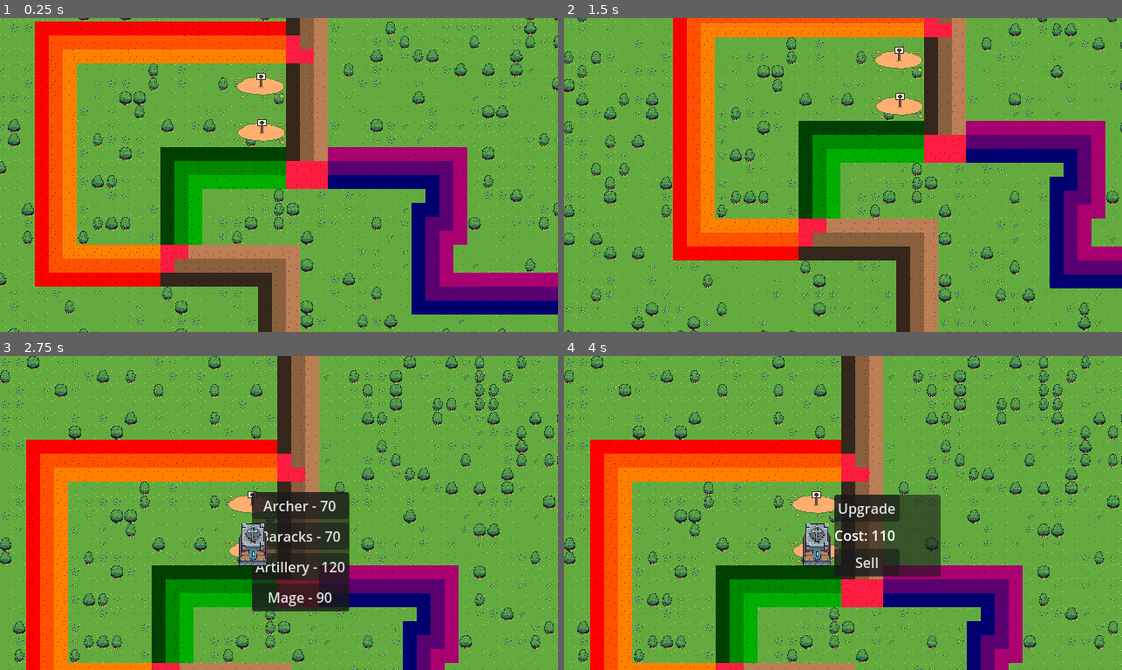
Above: before the commit, frames 1-4 (two rows, left to right).
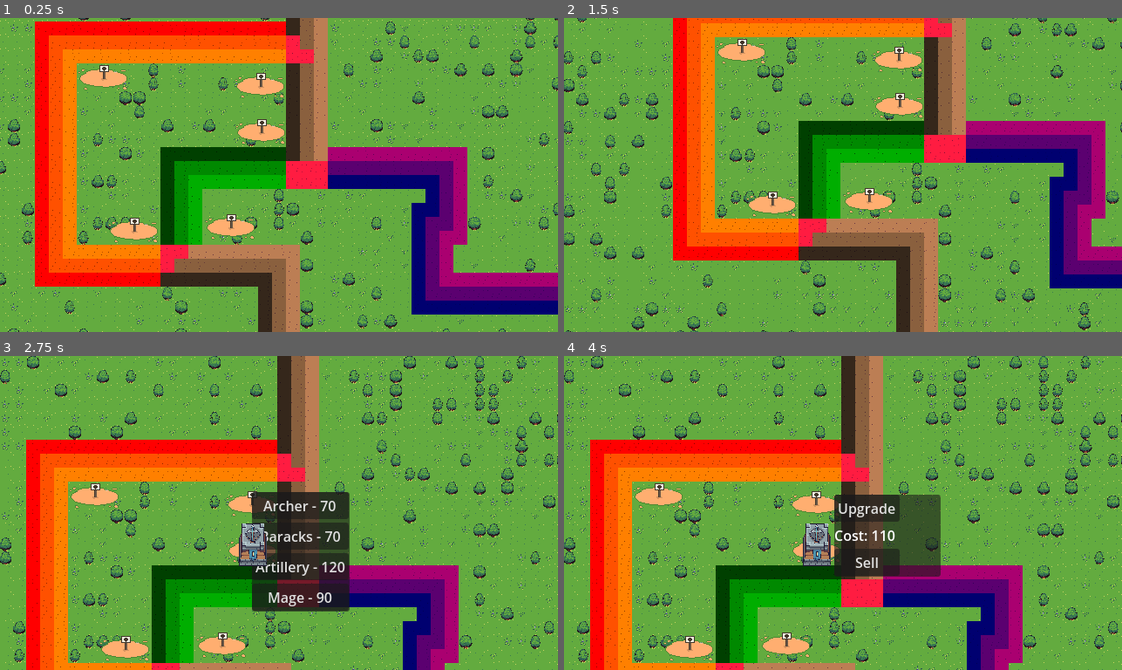
Above: after the commit, the same moments.

Repository: FlorianGRIFFON/tdGodot
Game: Godot game, scene res://scenes/levels/Level1.tscn
Same seed, same stepped clock (60 frames per second), same inputs: the game is played once before the commit and once after it.
Inputs (mouse positions are in pixels of both pictures, inside the frame that each line leads up to):
- Up to frame 1 (0.25 s): no input
- Up to frame 2 (1.5 s): tap Enter at 0.5 s; drag from (826, 131) to (898, 105) at 0.52 s; click "Archer - 70" at 1.25 s
- Up to frame 3 (2.75 s): drag from (334, 396) to (251, 575) at 2.02 s
- Up to frame 4 (4 s): click "Baracks - 70" at 2.75 s; tap Space at 3.5 s; move the mouse to (815, 553) at 3.52 s; click (815, 553) at 3.67 s

The runs differ from the first frame. In frame 1, 1.4% of the frame differs, in the area x 13-46%, y 15-72%; in frame 2, 1.4%; in frame 3, 1.4%; in frame 4, 1.4%.

Commit message:
feat: towers shoot, follow enemies, projectiles spawn and damage enemies

Diff:
--- /dev/null
+++ b/td/data/levels/single_enemy.json
@@ -0,0 +1,25 @@
+{
+	"lives": 20,
+	"cash": 10000,
+	"groups": [
+		{
+			"interval": 5,
+			"waves": [
+				{
+					"delay": 0,
+					"spawns": [
+						{
+							"interval": 1,
+							"max_same": 0,
+							"fixed_sub_path": 0,
+							"path": 2,
+							"creep": "enemy_viking",
+							"interval_next": 0,
+							"max": 1
+						}
+					]
+				}
+			]
+		}
+	]
+}
--- a/td/project.godot
+++ b/td/project.godot
@@ -12,7 +12,7 @@
 
 config/name="td"
 run/main_scene="res://scenes/levels/Level1.tscn"
-config/features=PackedStringArray("4.3", "Mobile")
+config/features=PackedStringArray("4.4", "Mobile")
 config/icon="res://icon.svg"
 
 [display]
--- a/td/scenes/enemies/Viking.tscn
+++ b/td/scenes/enemies/Viking.tscn
@@ -1,7 +1,7 @@
 [gd_scene load_steps=3 format=3 uid="uid://desu6pu0y64no"]
 
-[ext_resource type="PackedScene" uid="uid://b6fxhffyfsd4i" path="res://scripts/enemies/Enemy.tscn" id="1_cosos"]
-[ext_resource type="Script" path="res://scripts/enemies/Viking.gd" id="2_wna07"]
+[ext_resource type="PackedScene" uid="uid://b6fxhffyfsd4i" path="res://scenes/enemies/Enemy.tscn" id="1_cosos"]
+[ext_resource type="Script" uid="uid://c5vv1j0x37rxp" path="res://scripts/enemies/Viking.gd" id="2_wna07"]
 
 [node name="Viking" instance=ExtResource("1_cosos")]
 script = ExtResource("2_wna07")
--- a/td/scenes/levels/Level1.tscn
+++ b/td/scenes/levels/Level1.tscn
@@ -372,6 +372,15 @@
 [node name="TowerPlot2" parent="." instance=ExtResource("8_3mt7c")]
 position = Vector2(387, 156)
 
+[node name="TowerPlot3" parent="." instance=ExtResource("8_3mt7c")]
+position = Vector2(242, 322)
+
+[node name="TowerPlot5" parent="." instance=ExtResource("8_3mt7c")]
+position = Vector2(353, 318)
+
+[node name="TowerPlot4" parent="." instance=ExtResource("8_3mt7c")]
+position = Vector2(207, 147)
+
 [node name="TowerSelectionUI" parent="." instance=ExtResource("6_bprbe")]
 visible = false
 offset_left = 137.0
--- a/td/scenes/projectiles/ArcherProjectile.tscn
+++ b/td/scenes/projectiles/ArcherProjectile.tscn
@@ -1,7 +1,11 @@
 [gd_scene load_steps=3 format=3 uid="uid://bvr14rr5vgvhd"]
 
 [ext_resource type="PackedScene" uid="uid://dswi20g0x1cow" path="res://scenes/projectiles/Projectile.tscn" id="1_sd7xc"]
-[ext_resource type="Script" path="res://scripts/projectiles/ArcherProjectile.gd" id="2_arsps"]
+[ext_resource type="Script" uid="uid://2osad1l1ibui" path="res://scripts/projectiles/ArcherProjectile.gd" id="2_arsps"]
 
 [node name="ArcherProjectile" instance=ExtResource("1_sd7xc")]
+scale = Vector2(0.25, 0.25)
 script = ExtResource("2_arsps")
+
+[node name="AnimatedSprite2D" parent="." index="0"]
+animation = &"archer_projectile0"
--- a/td/scenes/projectiles/Projectile.tscn
+++ b/td/scenes/projectiles/Projectile.tscn
@@ -173,6 +173,11 @@
 "loop": true,
 "name": &"archer_projectile4",
 "speed": 10.0
+}, {
+"frames": [],
+"loop": true,
+"name": &"default",
+"speed": 5.0
 }]
 
 [node name="Projectile" type="Node2D"]
@@ -180,5 +185,3 @@
 
 [node name="AnimatedSprite2D" type="AnimatedSprite2D" parent="."]
 sprite_frames = SubResource("SpriteFrames_bl521")
-animation = &"archer_projectile4"
-frame_progress = 0.558269
--- a/td/scenes/towers/Archer.tscn
+++ b/td/scenes/towers/Archer.tscn
@@ -10,5 +10,6 @@
 frame_progress = 0.476396
 
 [node name="WeaponSprite" parent="." index="1"]
-animation = &"archer_weapon4"
-frame_progress = 0.635562
+animation = &"archer_fire2"
+frame = 0
+frame_progress = 0.0
--- a/td/scenes/towers/Tower.tscn
+++ b/td/scenes/towers/Tower.tscn
@@ -423,7 +423,7 @@
 "duration": 1.0,
 "texture": SubResource("AtlasTexture_cfhmb")
 }],
-"loop": true,
+"loop": false,
 "name": &"archer_fire0",
 "speed": 10.0
 }, {
@@ -443,7 +443,7 @@
 "duration": 1.0,
 "texture": SubResource("AtlasTexture_clxh2")
 }],
-"loop": true,
+"loop": false,
 "name": &"archer_fire1",
 "speed": 10.0
 }, {
@@ -463,7 +463,7 @@
 "duration": 1.0,
 "texture": SubResource("AtlasTexture_rlyc1")
 }],
-"loop": true,
+"loop": false,
 "name": &"archer_fire2",
 "speed": 10.0
 }, {
@@ -483,7 +483,7 @@
 "duration": 1.0,
 "texture": SubResource("AtlasTexture_afxqv")
 }],
-"loop": true,
+"loop": false,
 "name": &"archer_fire3",
 "speed": 10.0
 }, {
@@ -503,7 +503,7 @@
 "duration": 1.0,
 "texture": SubResource("AtlasTexture_8yy13")
 }],
-"loop": true,
+"loop": false,
 "name": &"archer_fire4",
 "speed": 10.0
 }, {
@@ -511,7 +511,7 @@
 "duration": 1.0,
 "texture": SubResource("AtlasTexture_14iwm")
 }],
-"loop": true,
+"loop": false,
 "name": &"archer_weapon0",
 "speed": 5.0
 }, {
@@ -519,7 +519,7 @@
 "duration": 1.0,
 "texture": SubResource("AtlasTexture_mnlvc")
 }],
-"loop": true,
+"loop": false,
 "name": &"archer_weapon1",
 "speed": 5.0
 }, {
@@ -527,7 +527,7 @@
 "duration": 1.0,
 "texture": SubResource("AtlasTexture_ffgv4")
 }],
-"loop": true,
+"loop": false,
 "name": &"archer_weapon2",
 "speed": 5.0
 }, {
@@ -535,7 +535,7 @@
 "duration": 1.0,
 "texture": SubResource("AtlasTexture_hrs3a")
 }],
-"loop": true,
+"loop": false,
 "name": &"archer_weapon3",
 "speed": 5.0
 }, {
@@ -543,7 +543,7 @@
 "duration": 1.0,
 "texture": SubResource("AtlasTexture_7b6if")
 }],
-"loop": true,
+"loop": false,
 "name": &"archer_weapon4",
 "speed": 5.0
 }]
@@ -608,8 +608,7 @@
 [node name="WeaponSprite" type="AnimatedSprite2D" parent="."]
 position = Vector2(0, -10)
 sprite_frames = SubResource("SpriteFrames_48xfh")
-animation = &"archer_fire4"
-frame_progress = 0.653562
+animation = &"archer_fire0"
 
 [node name="DustSprite" type="AnimatedSprite2D" parent="."]
 visible = false
--- a/td/scripts/enemies/Enemy.gd
+++ b/td/scripts/enemies/Enemy.gd
@@ -94,14 +94,10 @@
 	queue_free()  # Despawn the enemy
 
 func take_damage(damage: float) -> void:
-	hp -= damage * (def / 100)  # Apply physical defense
+	hp -= damage * (100 - def ) / 100  # Apply physical defense
 	if hp <= 0:
 		die()
-	else:
-		print(damage, " damage, HP left: ", hp)
-
 
 func die() -> void:
 	get_parent().add_cash(bounty)  # Add bounty to Level.gd cash
 	queue_free()
-	print("died, granting ", bounty, " cash")
--- a/td/scripts/levels/Level.gd
+++ b/td/scripts/levels/Level.gd
@@ -106,3 +106,6 @@
 	print("Enemy reached end! Lives remaining: ", lives)
 	if lives <= 0:
 		print("Game Over! No lives remaining.")
+
+func add_cash(cashToAdd: int):
+	cash += cashToAdd
--- a/td/scripts/projectiles/ArcherProjectile.gd
+++ b/td/scripts/projectiles/ArcherProjectile.gd
@@ -1,4 +1,3 @@
-# ArcherProjectile.gd
 extends Projectile
 
 func _ready():
@@ -6,8 +5,16 @@
 	if sprite.sprite_frames.has_animation(anim_name):
 		sprite.play(anim_name)
 	else:
-		sprite.play("archer_projectile0")  # Fallback to level 0
+		sprite.play("archer_projectile0")
 	super._ready()
 
 func _apply_effect():
-	super._apply_effect()
+	if tower and target and is_instance_valid(target):
+		var damage = randi_range(tower.min_atk, tower.max_atk)
+		target.take_damage(damage)
+		# Piercing for level 4
+		if upgrade_level == 4:
+			var enemies = tower.range_area.get_overlapping_bodies()
+			for enemy in enemies:
+				if enemy != target and is_instance_valid(enemy):
+					enemy.take_damage(damage / 2.0)  # Half damage to others
--- a/td/scripts/projectiles/Projectile.gd
+++ b/td/scripts/projectiles/Projectile.gd
@@ -1,8 +1,7 @@
-# Projectile.gd
 extends Node2D
 class_name Projectile
 
-var speed: float = 300.0
+var speed: float = 100.0
 var target: Node2D = null
 var tower: Tower = null
 var upgrade_level: int = 0
@@ -13,12 +12,13 @@
 	if not sprite:
 		push_warning("Projectile missing AnimatedSprite2D node!")
 	else:
-		sprite.play("default")  # Play default animation if set
+		sprite.play("default")
 
 func _process(delta):
 	if target and is_instance_valid(target):
 		var direction = (target.global_position - global_position).normalized()
 		global_position += direction * speed * delta
+		sprite.rotation = direction.angle() + PI / 2
 		if global_position.distance_to(target.global_position) < 5:
 			_apply_effect()
 			queue_free()
--- a/td/scripts/towers/Archer.gd
+++ b/td/scripts/towers/Archer.gd
@@ -8,16 +8,11 @@
 	max_atk = 12
 	tower_range = 200.0
 	upgrade_costs = [110, 160, 250, 250]
-	projectile_speed = 400.0
+	projectile_speed = 200.0
 	target_type = TargetType.SINGLE
+	super._ready()  # Call base _ready() to set up nodes
 	_update_stats()
 	_update_visuals()
-	# Explicitly call base setup
-	range_area.get_node("CollisionShape2D").shape.radius = tower_range
-	fire_timer.wait_time = fire_rate
-	base_sprite.visible = false
-	weapon_sprite.visible = false
-	_play_construction()
 
 func _update_stats():
 	match upgrade_level:
@@ -26,17 +21,19 @@
 			min_atk = 12
 			max_atk = 18
 			tower_range = 220.0
+			projectile_speed = 200.0
 		2:
 			fire_rate = 0.4
 			min_atk = 18
 			max_atk = 25
 			tower_range = 250.0
+			projectile_speed = 200.0
 		3:  # Rapid Fire
 			fire_rate = 0.2
 			min_atk = 20
 			max_atk = 30
 			tower_range = 260.0
-			projectile_speed = 450.0
+			projectile_speed = 300.0
 		4:  # Piercing Shot
 			fire_rate = 0.5
 			min_atk = 30
@@ -47,6 +44,9 @@
 	range_area.get_node("CollisionShape2D").shape.radius = tower_range
 
 func _create_projectile() -> Node2D:
+	if not target or not is_instance_valid(target):
+		print("Cannot create ArcherProjectile: invalid target")
+		return null
 	var projectile = preload("res://scenes/projectiles/ArcherProjectile.tscn").instantiate()
 	projectile.position = projectile_spawn.global_position
 	projectile.target = target
--- a/td/scripts/towers/Tower.gd
+++ b/td/scripts/towers/Tower.gd
@@ -84,23 +84,47 @@
 
 func _fire_at_target():
 	var scene_name = get_filename_prefix().to_lower()
-	weapon_sprite.play(scene_name + "_fire" + str(upgrade_level))
-	await weapon_sprite.animation_finished
-	match target_type:
-		TargetType.SINGLE:
-			var projectile = _create_projectile()
-			get_parent().add_child(projectile)
-		TargetType.AOE:
-			var enemies = range_area.get_overlapping_bodies()
-			var damage = randi_range(min_atk, max_atk)
-			for enemy in enemies:
-				if enemy and is_instance_valid(enemy):
-					enemy.take_damage(damage)
-		TargetType.SPECIAL:
-			var projectile = _create_projectile()
-			get_parent().add_child(projectile)
+	var anim_name = scene_name + "_fire" + str(upgrade_level)
+	if target and is_instance_valid(target) and not target.is_queued_for_deletion():
+		var direction = (target.global_position - global_position).normalized()
+		weapon_sprite.rotation = direction.angle() + PI / 2
+		# Get frame count dynamically
+		var frame_count = weapon_sprite.sprite_frames.get_frame_count(anim_name) if weapon_sprite.sprite_frames.has_animation(anim_name) else 1
+		if frame_count <= 0:
+			frame_count = 1  # Avoid division by zero
+		# Assume release is at 60% of frames (adjustable)
+		var release_frame = max(1, round(frame_count * 1))  # E.g., frame 3 for 5 frames
+		# Scale animation speed
+		weapon_sprite.speed_scale = frame_count / fire_rate  # E.g., 7 frames, fire_rate=0.8 → 8.75 FPS
+		weapon_sprite.play(anim_name)
+		# Spawn projectile at release frame
+		var spawn_time = fire_rate * release_frame / frame_count
+		await get_tree().create_timer(spawn_time).timeout
+		weapon_sprite.speed_scale = 1.0
+		weapon_sprite.play(scene_name + "_weapon" + str(upgrade_level))
+		if target and is_instance_valid(target) and not target.is_queued_for_deletion():
+			match target_type:
+				TargetType.SINGLE:
+					var projectile = _create_projectile()
+					if projectile:
+						get_parent().add_child(projectile)
+				TargetType.AOE:
+					var enemies = range_area.get_overlapping_bodies()
+					var damage = randi_range(min_atk, max_atk)
+					for enemy in enemies:
+						if enemy and is_instance_valid(enemy):
+							enemy.take_damage(damage)
+				TargetType.SPECIAL:
+					var projectile = _create_projectile()
+					if projectile:
+						get_parent().add_child(projectile)
+	else:
+		print("No valid target to fire at")
 
 func _create_projectile() -> Node2D:
+	if not target or not is_instance_valid(target):
+		print("Cannot create projectile: invalid target")
+		return null
 	var projectile = preload("res://scenes/projectiles/Projectile.tscn").instantiate()
 	projectile.position = projectile_spawn.global_position
 	projectile.target = target
Not shown: 1 places in td/scenes/enemies/Bandit.tscn that only renumber resources
Not shown: 1 places in td/scenes/enemies/Enemy.tscn that only renumber resources
Not shown: 1 places in td/scenes/enemies/Goblin.tscn that only renumber resources
Not shown: 1 places in td/scenes/levels/Level1.tscn that only renumber resources
Not shown: 1 places in td/scenes/projectiles/Projectile.tscn that only renumber resources
Not shown: 1 places in td/scenes/towers/Archer.tscn that only renumber resources
Not shown: 1 places in td/scenes/towers/Tower.tscn that only renumber resources
Not shown: 1 places in td/scenes/towers/TowerPlot.tscn that only renumber resources
Not shown: 1 places in td/scenes/ui/TowerActionUI.tscn that only renumber resources
Not shown: 1 places in td/scenes/ui/TowerSelectionUI.tscn that only renumber resources
Not shown, added: td/scripts/enemies/Bandit.gd.uid
Not shown, added: td/scripts/enemies/Enemy.gd.uid
(and 12 more such lines)
